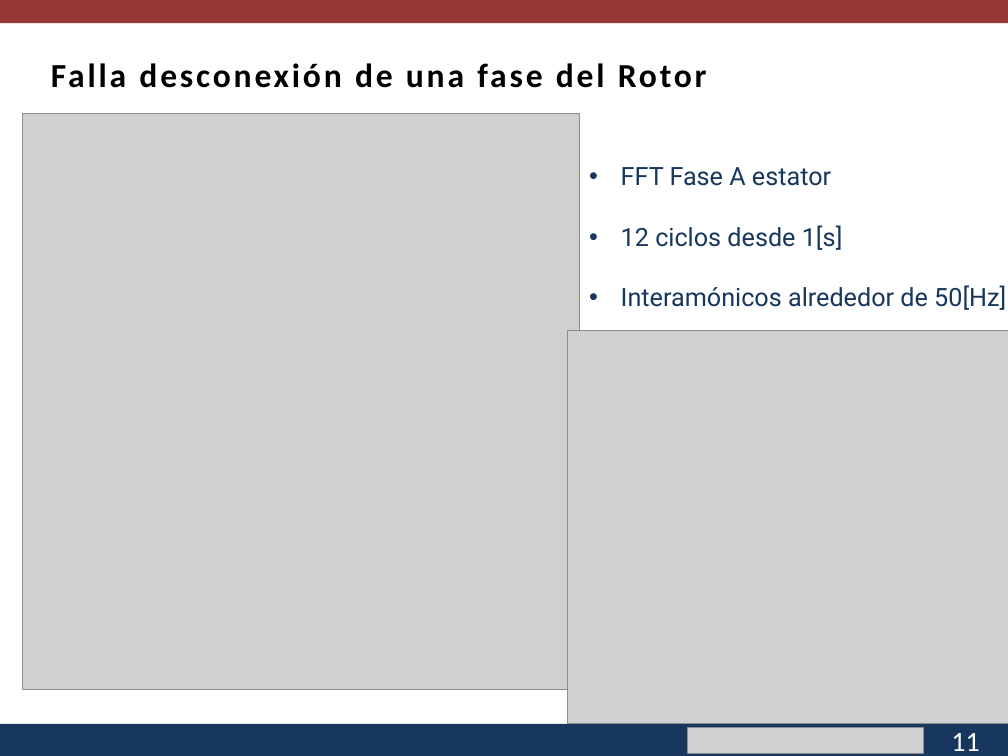
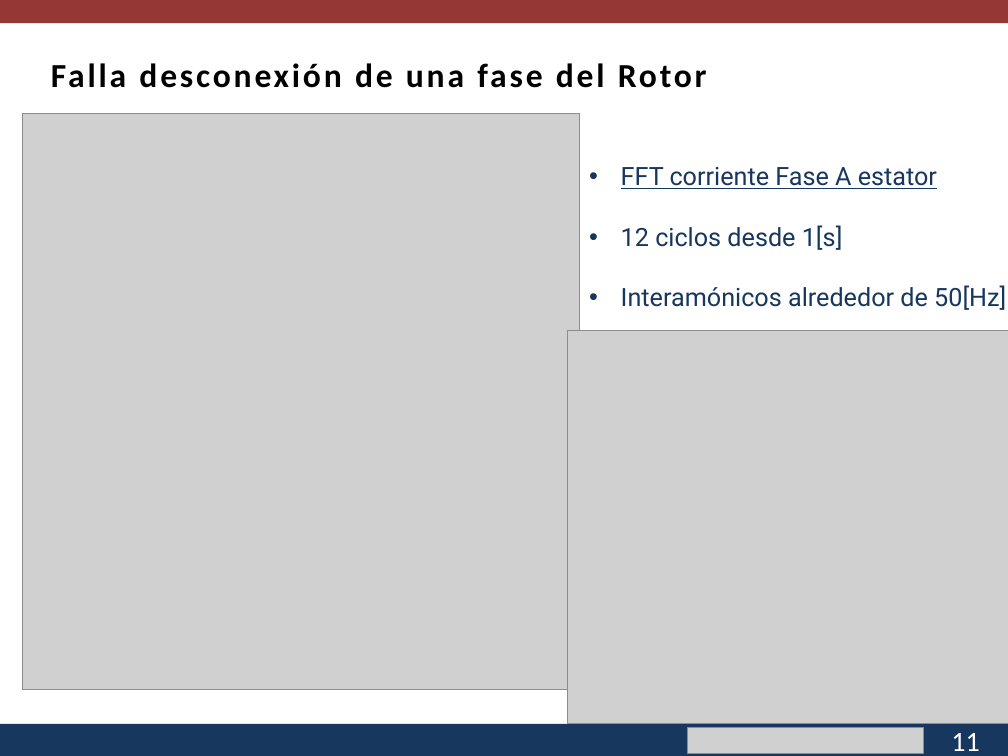
Before and after one commit to cisternashdiego/Proyecto1, a slide deck: slide 12 of Segunda Mesa.pptx. Drawn at 1008x756 pixels with LibreOffice and Linux fonts; fonts in the diff are those of the drawing; grey boxes stand for pictures; background and template pictures are left out. Boxes give left, top, right and bottom in pixels: in the first picture for what was removed or moved away, otherwise in the second. Text is boxed around its words. In the diff, an @@ line names an element or a change of style, - is before the commit and + after.

```diff
--- a/Segunda Mesa.pptx
+++ b/Segunda Mesa.pptx
@@ text at <box>621,167,937,189</box>: text changed @@
-• FFT Fase A estator
+• FFT corriente Fase A estator
```
Also in this commit, not shown: 6 other slides changed, 5 slides added, 4 slides removed, 2 other files.
